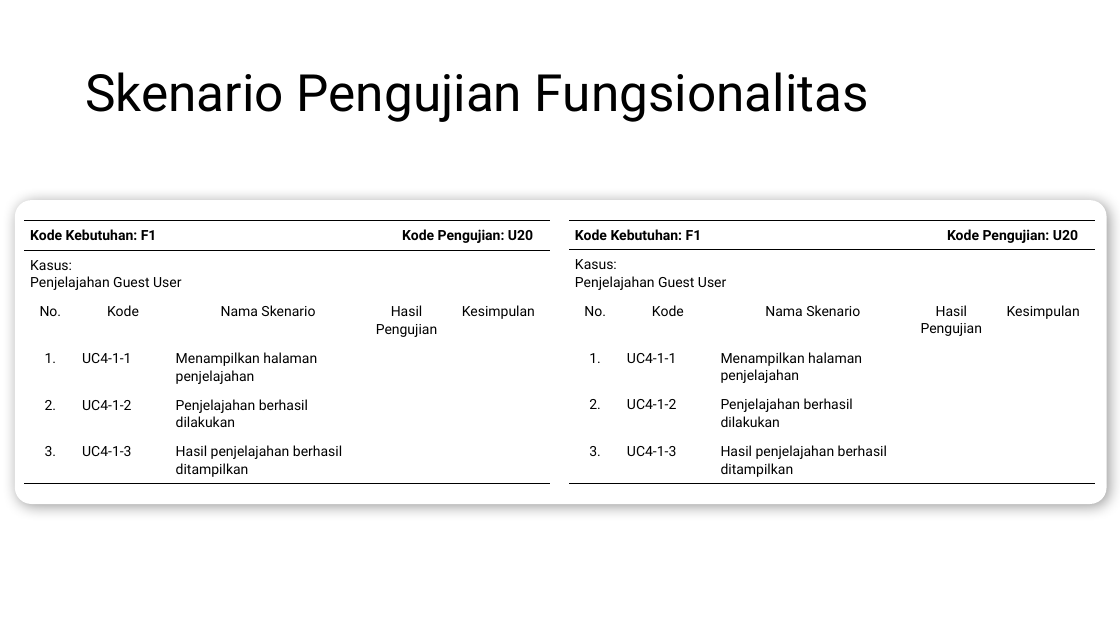
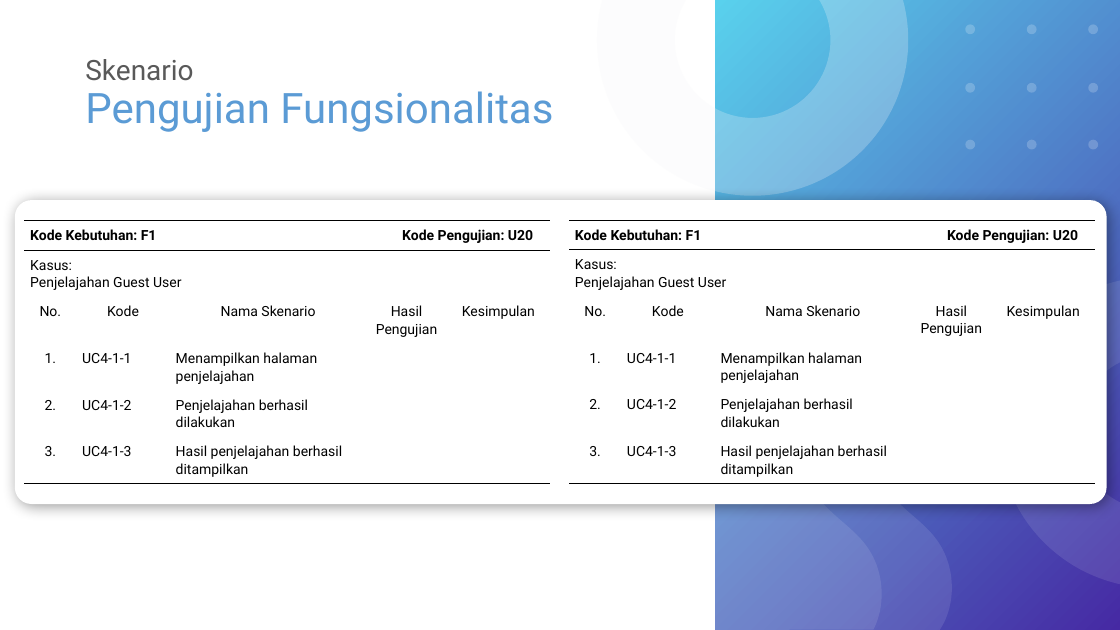
Before and after one commit to wardanacoolant/Tugas-Akhir, a slide deck: slide 13 of Hari-H Sidang/Rancangan Presentasi Skripsi.pptx. Drawn at 1120x630 pixels with LibreOffice and Linux fonts; fonts in the diff are those of the drawing. Boxes give left, top, right and bottom in pixels: in the first picture for what was removed or moved away, otherwise in the second. Text is boxed around its words. In the diff, an @@ line names an element or a change of style, - is before the commit and + after.

```diff
--- a/Hari-H Sidang/Rancangan Presentasi Skripsi.pptx
+++ b/Hari-H Sidang/Rancangan Presentasi Skripsi.pptx
@@ title "Skenario Pengujian Fungsionalitas" at [85, 59, 553, 132]: size 44 to 24 pt, text colour #000000 to #595959 in "Skenario"; size 44 to 36 pt, text colour #000000 to #5B9BD5 in "Pengujian Fungsionalitas" @@
@@ group added at [597, 0, 1120, 630]: 3 freeform shapes, 2 donuts, 1 rectangle @@
```
Also in this commit, not shown: 42 other slides changed, 1 other file.
